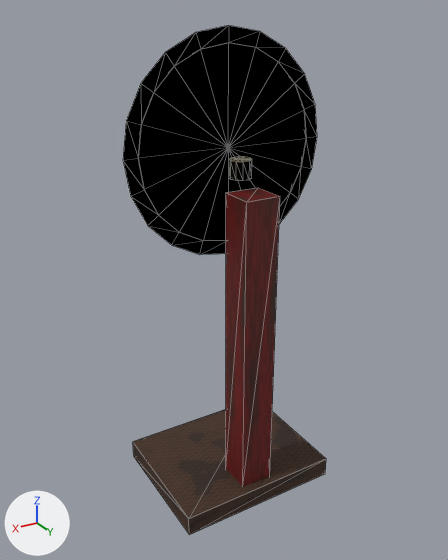
Two versions of the Blender file blender_src/props/mirror_stand.blend, one commit apart.
Both versions are drawn from a 50 mm camera at (0.862, 1.414, 1.378) aimed at (0.012, -0.004, 0.669). The axes (+X, +Y, +Z) are drawn at lower left. The lights are the same throughout. The first picture is the older version. Mesh edges are drawn as thin lines. Objects named as collision shapes, trigger or cutter boxes, shadow casters or lower levels of detail are left out.

Objects in the first picture: 'Base', 'Frame', 'Knob', 'Mirror', 'Post'.
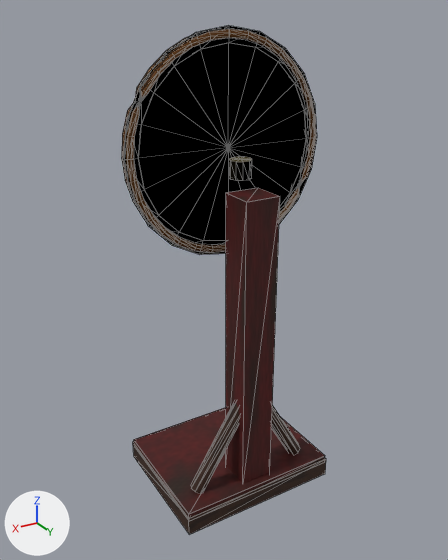
What differs and where, as boxes [x1, y1, x2, y2] in the pictures (448 x 560 px):
'Post', recoloured
    both: [226, 188, 280, 484]
'Art_BurntLacquer', added (brown)
    after: [134, 408, 325, 517]
'Art_OxidizedBrass_Mirror', added
    after: [122, 29, 316, 252]
'Art_WarmWood', added
    after: [191, 403, 300, 494]
'Base', unchanged, covered by the edit
    before: [133, 409, 326, 534]
    after: [133, 442, 326, 534]

What changed in the scene script:
```text
Add img_t_wood_red_001:
    img_t_wood_red_001 = load_image('t_wood_red.001', '_unpacked/t_wood_red.001', 512, 512, 'sRGB')
Add img_t_wood_dark_001:
    img_t_wood_dark_001 = load_image('t_wood_dark.001', '_unpacked/t_wood_dark.001', 512, 512, 'sRGB')
Add img_t_bronze_001:
    img_t_bronze_001 = load_image('t_bronze.001', '_unpacked/t_bronze.001', 256, 256, 'sRGB')
Change mat_m_woodred:
    where n0 = _N.new('ShaderNodeBsdfPrincipled'); n0.name = 'Principled BSDF'
    n0.inputs[2].default_value: 0.62 -> 0.74  # 'Roughness'
    add n3 = _N.new('ShaderNodeMix'); n3.name = 'Mix'
    add n3.data_type = 'RGBA'
    add n3.blend_type = 'MULTIPLY'
    add n3.inputs[0].default_value = 1.0  # 'Factor'
    add n3.inputs[7].default_value = (0.51, 0.44, 0.36, 1.0)  # 'B', grey #bdb1a2
    where n2 = _N.new('ShaderNodeTexImage'); n2.name = 'Image Texture'
    remove _L.new(n2.outputs[0], n0.inputs[0])  # 'Color' to 'Base Color'
    add _L.new(n3.outputs[2], n0.inputs[0])  # 'Result' to 'Base Color'
    add _L.new(n2.outputs[0], n3.inputs[6])  # 'Color' to 'A'
Add mat_burntlacquer:
    mat_burntlacquer = bpy.data.materials.new('BurntLacquer')
    # colours: beige #b6a493
    # uses the picture img_t_wood_red_001
Add mat_warmwood:
    mat_warmwood = bpy.data.materials.new('WarmWood')
    # colours: beige #d1ba9e
    # uses the picture img_t_wood_dark_001
Add mat_oxidizedbrass:
    mat_oxidizedbrass = bpy.data.materials.new('OxidizedBrass')
    # colours: beige #d6af81
    # uses the picture img_t_bronze_001
Add me_art_burntlacquer:
    me_art_burntlacquer.from_pydata(...)  # 24 vertices, 12 faces; spans x -0.248..0.248, y -0.196..0.196, z 0.045..0.071
    me_art_burntlacquer.materials.append(mat_burntlacquer)
Add me_art_warmwood:
    me_art_warmwood.from_pydata(...)  # 54 vertices, 64 faces; spans x -0.199..0.199, y 0.098..0.152, z 0.062..0.711
    me_art_warmwood.materials.append(mat_warmwood)
Add me_art_oxidizedbrass_mirror:
    me_art_oxidizedbrass_mirror.from_pydata(...)  # 594 vertices, 1024 faces; spans x -0.294..0.294, y -0.294..0.294, z -0.007..0.034
    me_art_oxidizedbrass_mirror.materials.append(mat_oxidizedbrass)
Add ob_art_burntlacquer:
    ob_art_burntlacquer = bpy.data.objects.new('Art_BurntLacquer', me_art_burntlacquer)
    ob_art_burntlacquer.parent = ob_mirror_stand
    ob_art_burntlacquer.location = (0.0, 0.0, 0.0)
Add ob_art_warmwood:
    ob_art_warmwood = bpy.data.objects.new('Art_WarmWood', me_art_warmwood)
    ob_art_warmwood.parent = ob_mirror_stand
    ob_art_warmwood.location = (0.0, 0.0, 0.0)
Add ob_art_oxidizedbrass_mirror:
    ob_art_oxidizedbrass_mirror = bpy.data.objects.new('Art_OxidizedBrass_Mirror', me_art_oxidizedbrass_mirror)
    ob_art_oxidizedbrass_mirror.parent = ob_mirror
    ob_art_oxidizedbrass_mirror.location = (0.0, 0.0, 0.0)
```
